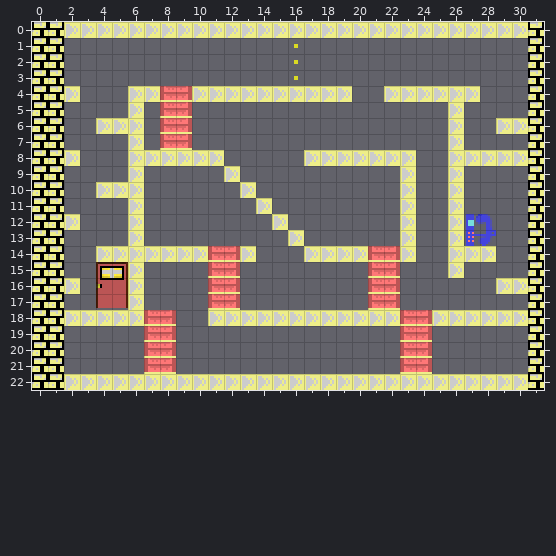
Tiled map, stored at MSX2/C/assets/level2.tmx. This is how it looked before the edit.
Cells are 8x8 px. Shown: x 0..31, y 0..22. Tiles whose own drawing changed are shown in their newer look in all pictures.
The result:
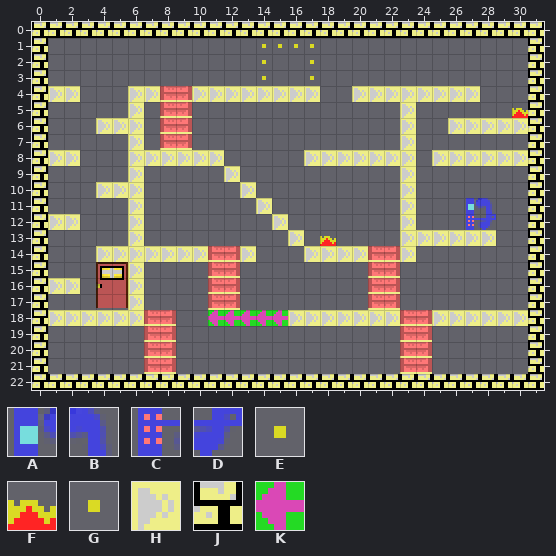
Key: from "tileset 256x212_8x8px": A 128, B 129, C 160, D 161, E 168, F 195, G 198, H 224, J 226, K 228.
_ is an empty cell.
See-through tiles are keyed as they look on the map.
What changed:
Layer "Capa de patrones 1":
y 0: x 2..30 HHHHHHHHHHHHHHHHHHHHHHHHHHHHH -> JJJJJJJJJJJJJJJJJJJJJJJJJJJJJ
y 1: x 1 J -> _; x 14..15 __ -> EE; x 17 _ -> E
y 2..3: x 1 J -> _; x 14 _ -> E; x 16..17 G_ -> _E
y 4: x 1 J -> H; x 18..21 HH__ -> __HH
y 5: x 1 J -> _; x 23 _ -> H; x 26 H -> _; x 30 _ -> F
y 6: x 1 J -> _; x 23 _ -> H; x 27..28 __ -> HH
y 7: x 1 J -> _; x 23 _ -> H; x 26 H -> _
y 8: x 1 J -> H; x 25 _ -> H
y 9..10: x 1 J -> _; x 26 H -> _
y 11: x 1 J -> _; x 26..28 H__ -> _AB
y 12: x 1 J -> H; x 26..28 HAB -> _CD
y 13: x 1 J -> _; x 18 _ -> F; x 24..25 __ -> HH; x 27..28 CD -> HH
y 14: x 1 J -> _; x 26..28 HHH -> ___
y 15: x 1 J -> _; x 26 H -> _
y 16: x 1 J -> H; x 29..30 HH -> __
y 17: x 1 J -> _
y 18: x 1 J -> H; x 11..15 HHHHH -> KKKKK
y 19..21: x 1 J -> _
y 22: x 2..30 HHHHHHHHHHHHHHHHHHHHHHHHHHHHH -> JJJJJJJJJJJJJJJJJJJJJJJJJJJJJ
Boxes around the changes in both pictures, in picture pixels (x1, y1, x2, y2):
changed: (48, 22, 528, 390)
